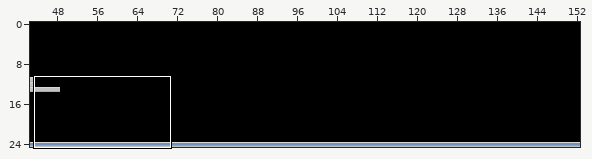
Two versions of a level (Tiled map, src/assets/world.tmx). Above: a wide view before the commit, with the close-up outlined.
Close-up. Earlier state:
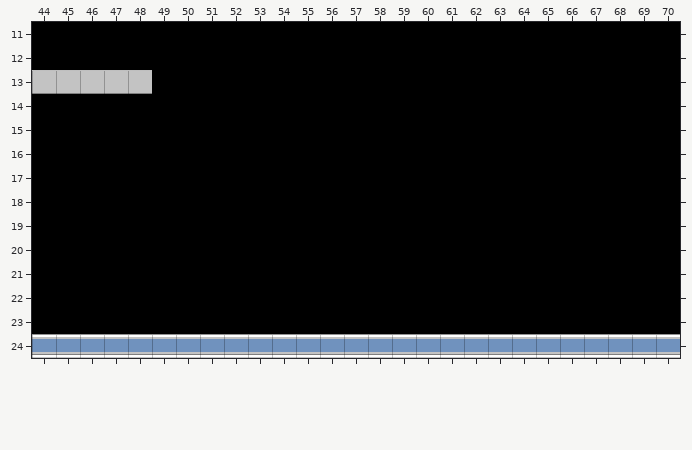
Cells are 16x16 px. Shown: x 44..70, y 11..24. The commit also changed other parts of the map, which this record leaves out.
Now the later version:
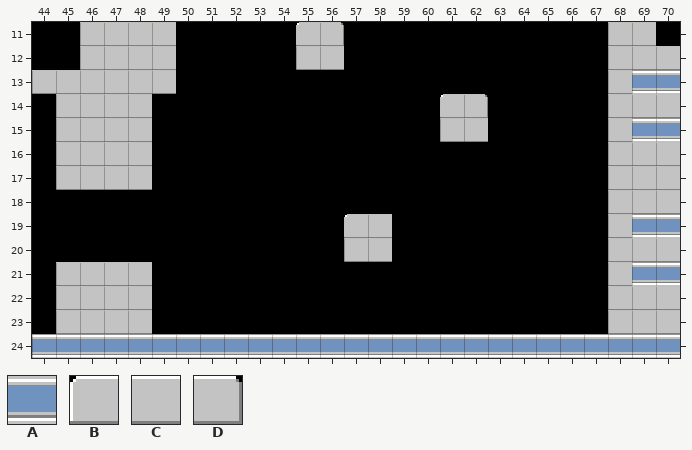
Key: from "world": A 2, B 3, C 4, D 5.
_ is an empty cell, . an unchanged one.
Changes in this commit:
--- layer "level1"
@@ x 45..70 @@
-11 .____.....__...........__.
-12 .____.....__...........___
-13 ...._..................___
-14 ____............__.....___
-15 ____............__.....___
-16 ____...................___
-17 ____...................___
-18 .......................___
-19 ............__.........___
-20 ............__.........___
-21 ____...................___
-22 ____...................___
-23 ____...................___
+11 .CCCC.....BD...........CC.
+12 .CCCC.....CC...........CCC
+13 ....C..................CAA
+14 CCCC............BD.....CCC
+15 CCCC............CC.....CAA
+16 CCCC...................CCC
+17 CCCC...................CCC
+18 .......................CCC
+19 ............BC.........CAA
+20 ............CC.........CCC
+21 CCCC...................CAA
+22 CCCC...................CCC
+23 CCCC...................CCC
Changed places in both close-ups, as pixel boxes (x1, y1, x2, y2):
added: (56, 22, 176, 190)
added: (296, 22, 344, 70)
added: (608, 22, 680, 334)
added: (440, 94, 488, 142)
added: (344, 214, 392, 262)
added: (56, 262, 152, 334)
